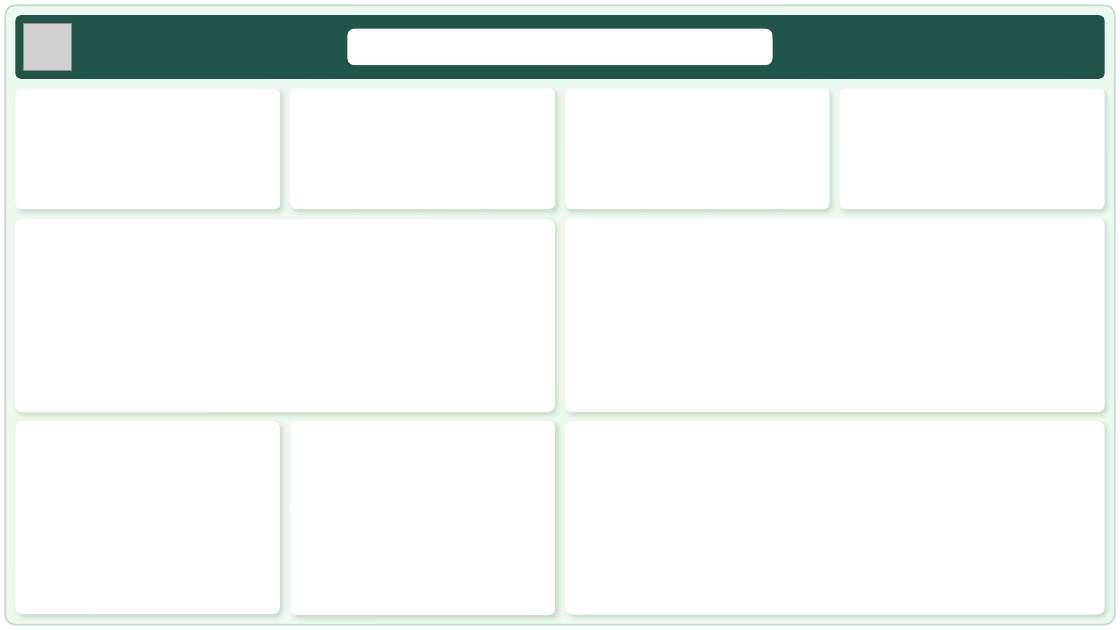
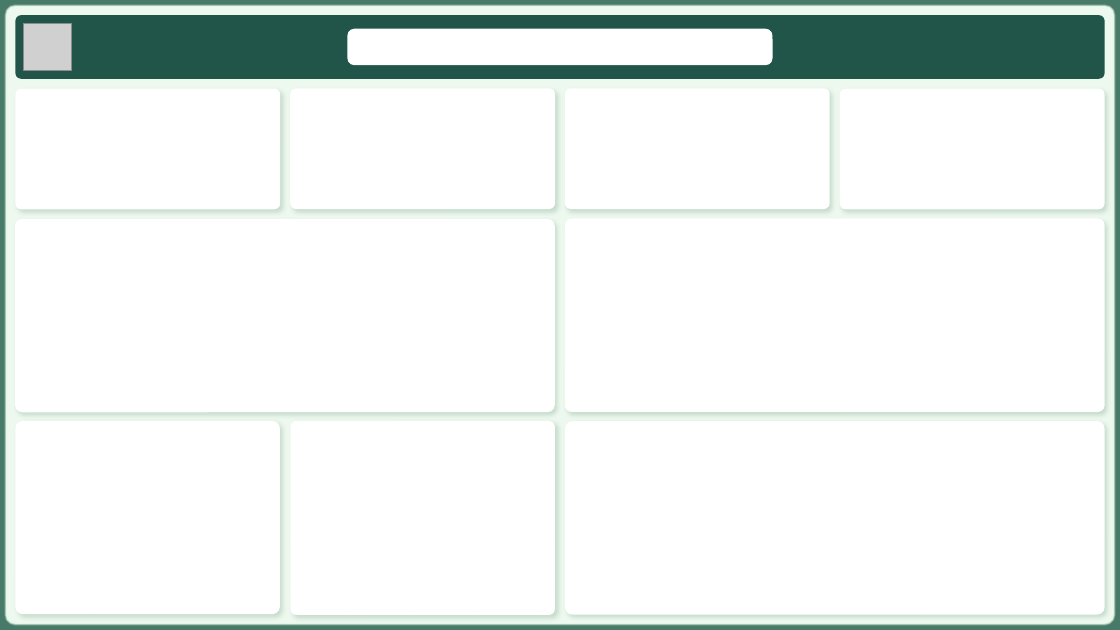
Before and after one commit to Frame3M/Supply_chain_etl_project, a slide deck: slide 2 of powerbi/background.pptx. Drawn at 1120x630 pixels with LibreOffice and Linux fonts; fonts in the diff are those of the drawing; grey boxes stand for pictures. Boxes give left, top, right and bottom in pixels: in the first picture for what was removed or moved away, otherwise in the second. Text is boxed around its words. In the diff, an @@ line names an element or a change of style, - is before the commit and + after.

```diff
--- a/powerbi/background.pptx
+++ b/powerbi/background.pptx
@@ background #FFFFFF to #477A69 @@
```
Also in this commit, not shown: 2 other slides changed, 4 other files.
